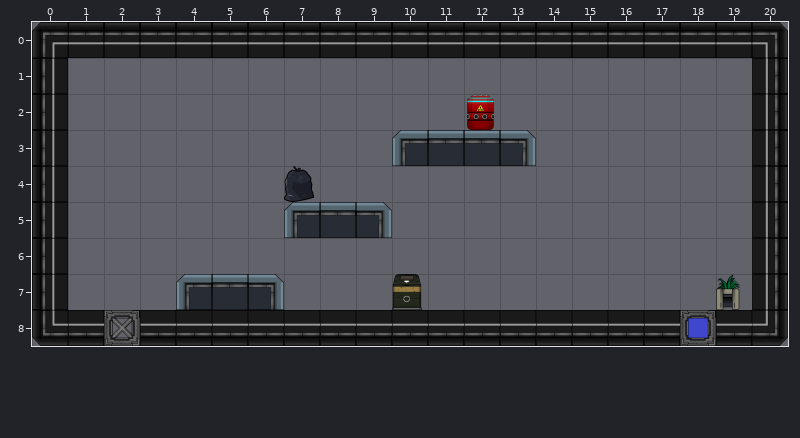
Tiled map (JSON), stored at Game/res/levels/LevelTest.json. Above: the version before the commit.
Cells are 256x256 px. Shown: x 0..20, y 0..8.
Now the later version:
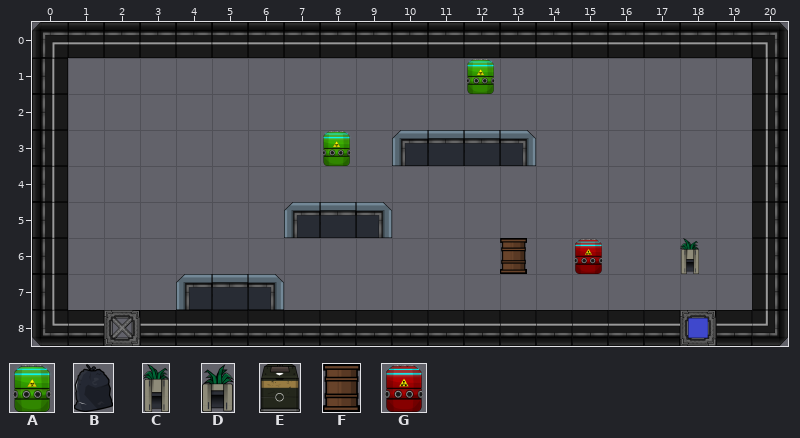
Key: from "Decorative": A 0 "Barrel-Toxic", B 1 "Garbage-Bag-1", C 4 "Plant-Interior-Long", D 5 "Plant-Interior-Small", E 6 "Trash-Bin-Street", F 7 "Barrel-Common", G 8 "Barrel-Explosive".
_ is an empty cell.
Tiles replaced or removed in this view: B, D, E, G.
What changed:
Changed rows in their new state; . is an unchanged cell.
Layer "Static":
first column x 7:
2 ....._.......
4 _............
7 ..._........_
Layer "Interactive":
first column x 8:
1 ....A......
3 A..........
6 .....F.G..C
Pixel boxes of the changes (left, top, right, bottom) in both pictures:
changed: (466, 59, 495, 130)
changed: (284, 131, 351, 202)
added: (500, 238, 527, 274)
added: (574, 238, 603, 274)
changed: (680, 238, 740, 310)
removed: (392, 274, 422, 310)
